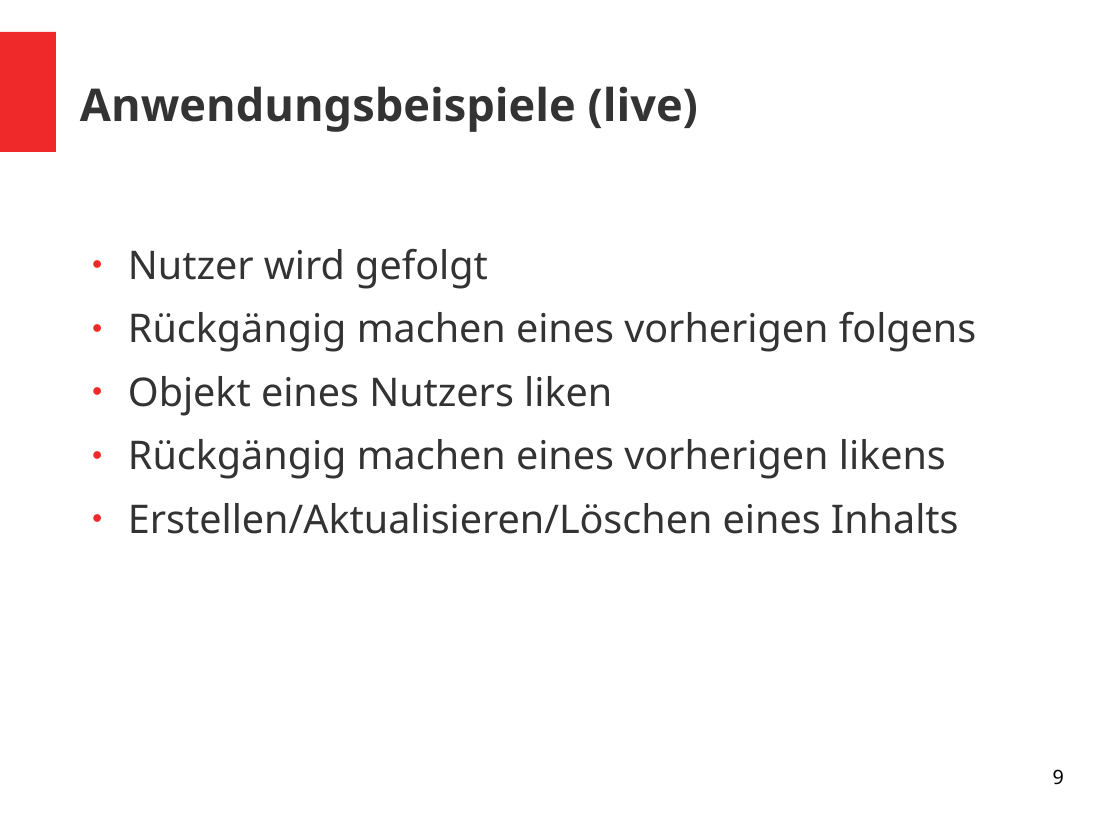
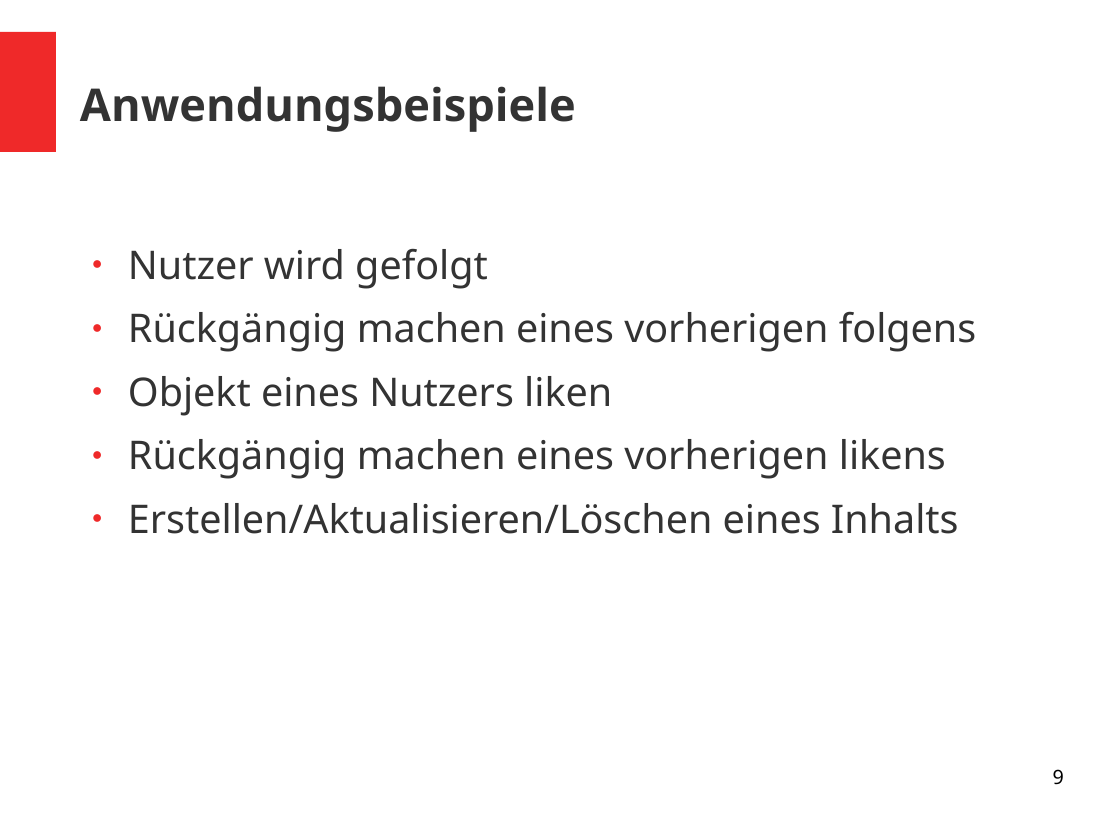
Before and after one commit to Mastercuber/bachelor-thesis, a slide deck: slide 9 of Abschlusspräsentation_v2.odp. Drawn at 1120x840 pixels with LibreOffice and Linux fonts; fonts in the diff are those of the drawing. Boxes give left, top, right and bottom in pixels: in the first picture for what was removed or moved away, otherwise in the second. Text is boxed around its words. In the diff, an @@ line names an element or a change of style, - is before the commit and + after.

Commit message:
Update presentation

```diff
--- a/Abschlusspräsentation_v2.odp
+++ b/Abschlusspräsentation_v2.odp
@@ title at [80, 86, 576, 132]: text changed @@
-Anwendungsbeispiele (live)
+Anwendungsbeispiele
```
